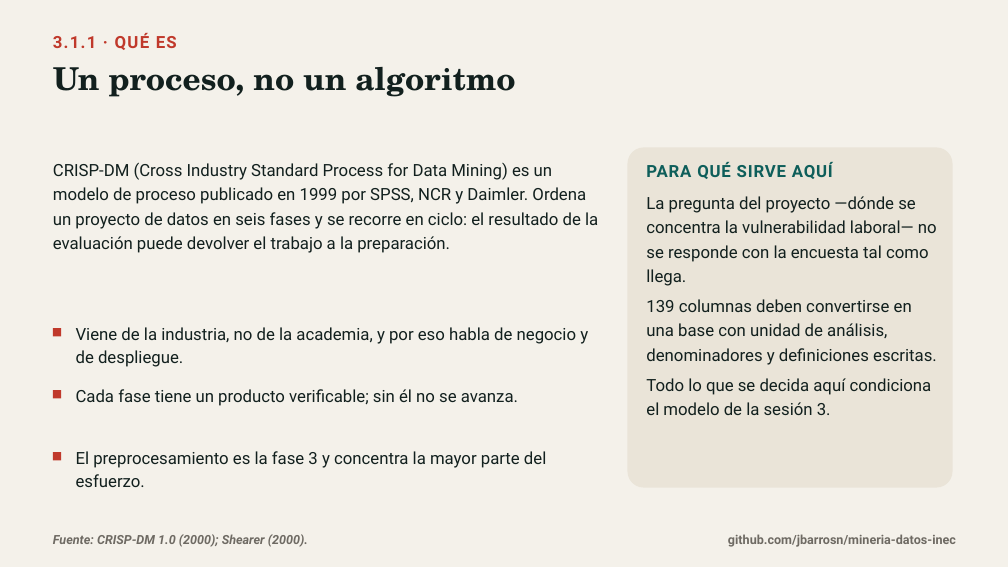
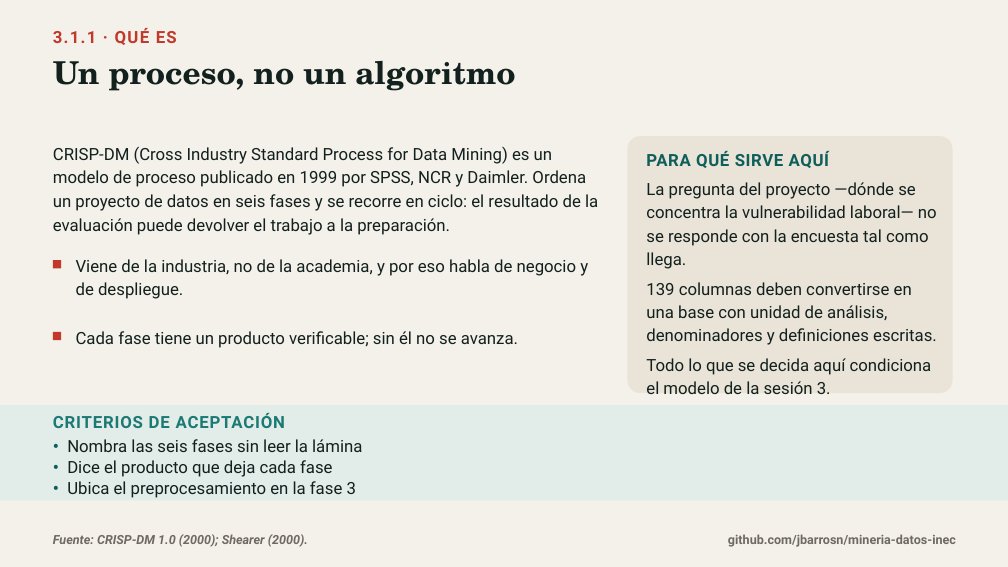
Before and after one commit to jbarrosn/mineria-datos-inec, a slide deck: slide 3 of docs/diapositivas/01_procedimientos.pptx. Drawn at 1008x567 pixels with LibreOffice and Linux fonts; fonts in the diff are those of the drawing. Boxes give left, top, right and bottom in pixels: in the first picture for what was removed or moved away, otherwise in the second. Text is boxed around its words. In the diff, an @@ line names an element or a change of style, - is before the commit and + after.

Commit message:
Agrega criterios de aceptacion a cada lamina y reajusta la retícula

```diff
--- a/docs/diapositivas/01_procedimientos.pptx
+++ b/docs/diapositivas/01_procedimientos.pptx
@@ text "3.1.1 · QUÉ ES": place and size @@
-text "3.1.1 · QUÉ ES" at <box>53,33,177,50</box>
+text "3.1.1 · QUÉ ES" at <box>53,28,177,45</box>
@@ text "Un proceso, no un algoritmo": place and size @@
-text "Un proceso, no un algoritmo" at <box>53,67,515,97</box>
+text "Un proceso, no un algoritmo" at <box>53,61,515,91</box>
@@ text "CRISP-DM (Cross Industry Standard Process ...": place and size @@
-text "CRISP-DM (Cross Industry Standard Process ..." at <box>53,162,598,253</box>
+text "CRISP-DM (Cross Industry Standard Process ..." at <box>53,146,598,235</box>
@@ text "CRISP-DM (Cross Industry Standard Process ..." at <box>53,146,598,235</box>: line spacing 1.22 to 1.18 @@
@@ rounded rectangle: place and size @@
-rounded rectangle at <box>628,147,953,488</box>
+rounded rectangle at <box>628,136,953,393</box>
@@ text "PARA QUÉ SIRVE AQUÍ": place and size @@
-text "PARA QUÉ SIRVE AQUÍ" at <box>646,162,833,179</box>
+text "PARA QUÉ SIRVE AQUÍ" at <box>646,151,829,168</box>
@@ text "PARA QUÉ SIRVE AQUÍ" at <box>646,151,829,168</box>: letter spacing 0.8 to 0.6 pt @@
@@ text "La pregunta del proyecto —dónde ...": place and size @@
-text "La pregunta del proyecto —dónde ..." at <box>646,196,937,415</box>
+text "La pregunta del proyecto —dónde ..." at <box>646,182,937,394</box>
@@ text "La pregunta del proyecto —dónde ..." at <box>646,182,937,394</box>: line spacing 1.2 to 1.16 @@
@@ rectangle: place and size @@
-rectangle at <box>53,390,61,399</box>
+rectangle at <box>53,260,61,268</box>
@@ text "Viene de la industria, no ...": place and size @@
-text "Viene de la industria, no ..." at <box>76,327,588,367</box>
+text "Viene de la industria, no ..." at <box>76,259,588,299</box>
@@ text "Cada fase tiene un producto ...": place and size @@
-text "Cada fase tiene un producto ..." at <box>76,389,518,406</box>
+text "Cada fase tiene un producto ..." at <box>76,331,518,348</box>
@@ rectangle: place and size @@
-rectangle at <box>53,328,61,337</box>
+rectangle at <box>53,332,61,340</box>
@@ rectangle added at <box>0,405,1008,501</box>, fill #E2ECE9 @@
@@ text added at <box>53,413,285,428</box>, 16 pt, text #1B7A73, bold @@
+CRITERIOS DE ACEPTACIÓN
@@ text added at <box>67,439,362,498</box>, 16 pt, text #12201E @@
+• Nombra las seis fases sin leer la lámina
+• Dice el producto que deja cada fase
+• Ubica el preprocesamiento en la fase 3
@@ rectangle removed at <box>53,452,61,461</box> @@
@@ text removed at <box>76,451,546,487</box> @@
-El preprocesamiento es la fase 3 y concentra la mayor parte del esfuerzo.
```
Also in this commit, not shown: 10 other slides changed, 9 other files.
